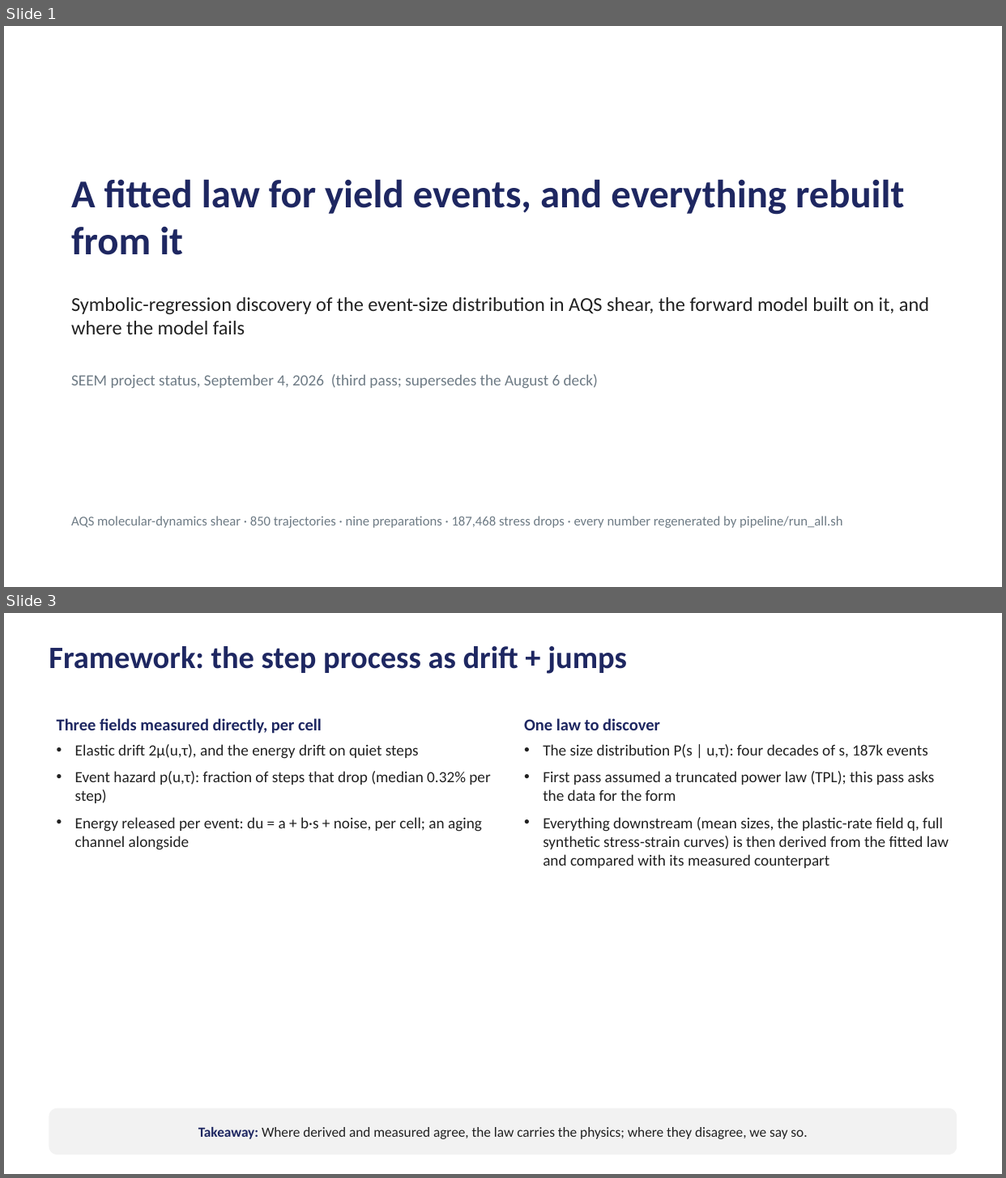
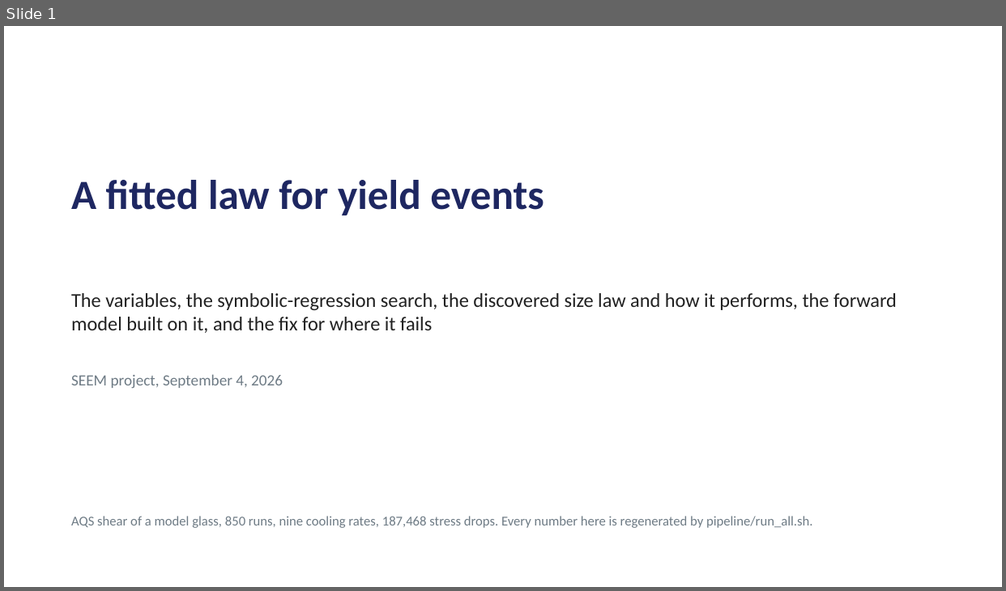
Before and after one commit to Samc73/SEEM, a slide deck: SEEM_project_deck.pptx. Shown one above the other, each under a label of ours: slides 1 and 3 before the commit, slide 1 after it; the slides between them are not shown. The pictures are 1006x1178 and 1006x591 pixels, drawn with LibreOffice and Linux fonts; fonts in the diff are those of the drawing. Boxes give left, top, right and bottom in pixels: in the first picture for what was removed or moved away, otherwise in the second. Text is boxed around its words. In the diff, an @@ line names an element or a change of style, - is before the commit and + after.

```diff
--- a/SEEM_project_deck.pptx
+++ b/SEEM_project_deck.pptx
@@ slide 3 removed at [4, 613, 1002, 1174], background #FFFFFF @@
@@ text removed at [49, 646, 626, 674] @@
-Framework: the step process as drift + jumps
@@ text removed at [57, 718, 490, 850] @@
-Three fields measured directly, per cell
-• Elastic drift 2μ(u,τ), and the energy drift on quiet steps
-• Event hazard p(u,τ): fraction of steps that drop (median 0.32% per step)
-• Energy released per event: du = a + b·s + noise, per cell; an aging channel alongside
@@ text removed at [524, 718, 948, 868] @@
-One law to discover
-• The size distribution P(s | u,τ): four decades of s, 187k events
-• First pass assumed a truncated power law (TPL); this pass asks the data for the form
-• Everything downstream (mean sizes, the plastic-rate field q, full synthetic stress-strain curves) is then derived from the fitted law and compared with its measured counterpart
@@ rounded rectangle removed at [49, 1109, 957, 1155] @@
-Takeaway: Where derived and measured agree, the law carries the physics; where they disagree, we say so.
@@ slide 1 changed as well @@
@@ text at [71, 180, 543, 216]: text changed; size 38 to 40 pt @@
-A fitted law for yield events, and everything rebuilt from it
+A fitted law for yield events
@@ text at [71, 293, 897, 333]: text changed @@
-Symbolic-regression discovery of the event-size distribution in AQS shear, the forward model built on it, and where the model fails
+The variables, the symbolic-regression search, the discovered size law and how it performs, the forward model built on it, and the fix for where it fails
@@ text at [71, 374, 283, 388]: text changed @@
-SEEM project status, September 4, 2026 (third pass; supersedes the August 6 deck)
+SEEM project, September 4, 2026
@@ text at [71, 516, 813, 528]: text changed @@
-AQS molecular-dynamics shear · 850 trajectories · nine preparations · 187,468 stress drops · every number regenerated by pipeline/run_all.sh
+AQS shear of a model glass, 850 runs, nine cooling rates, 187,468 stress drops. Every number here is regenerated by pipeline/run_all.sh.
```
Also in this commit, not shown: 6 other slides changed, 3 slides added, 12 other slides removed, 2 other files.
